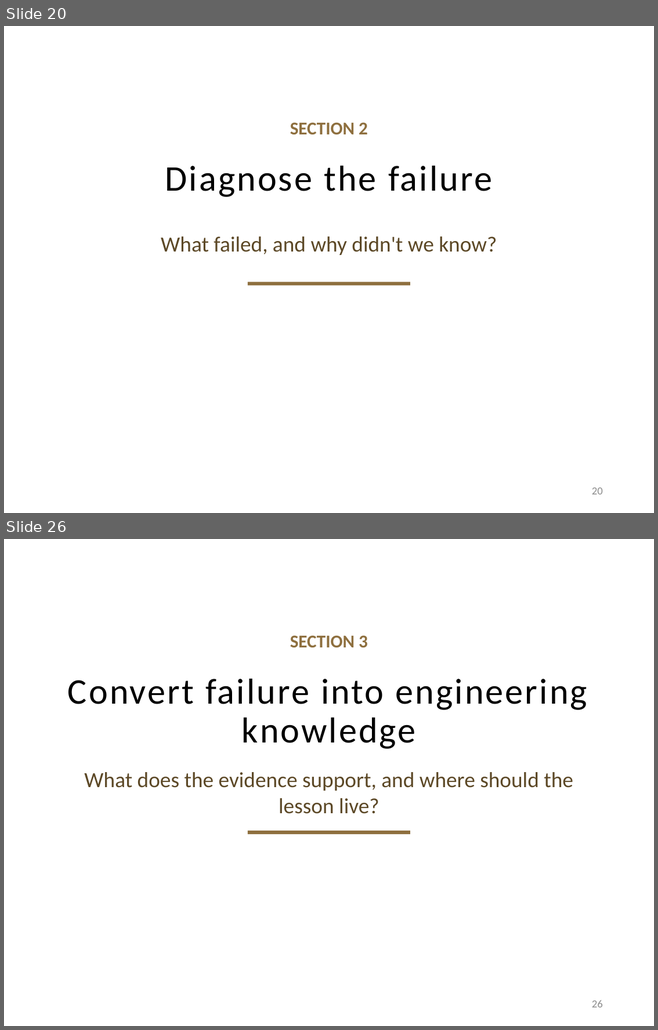
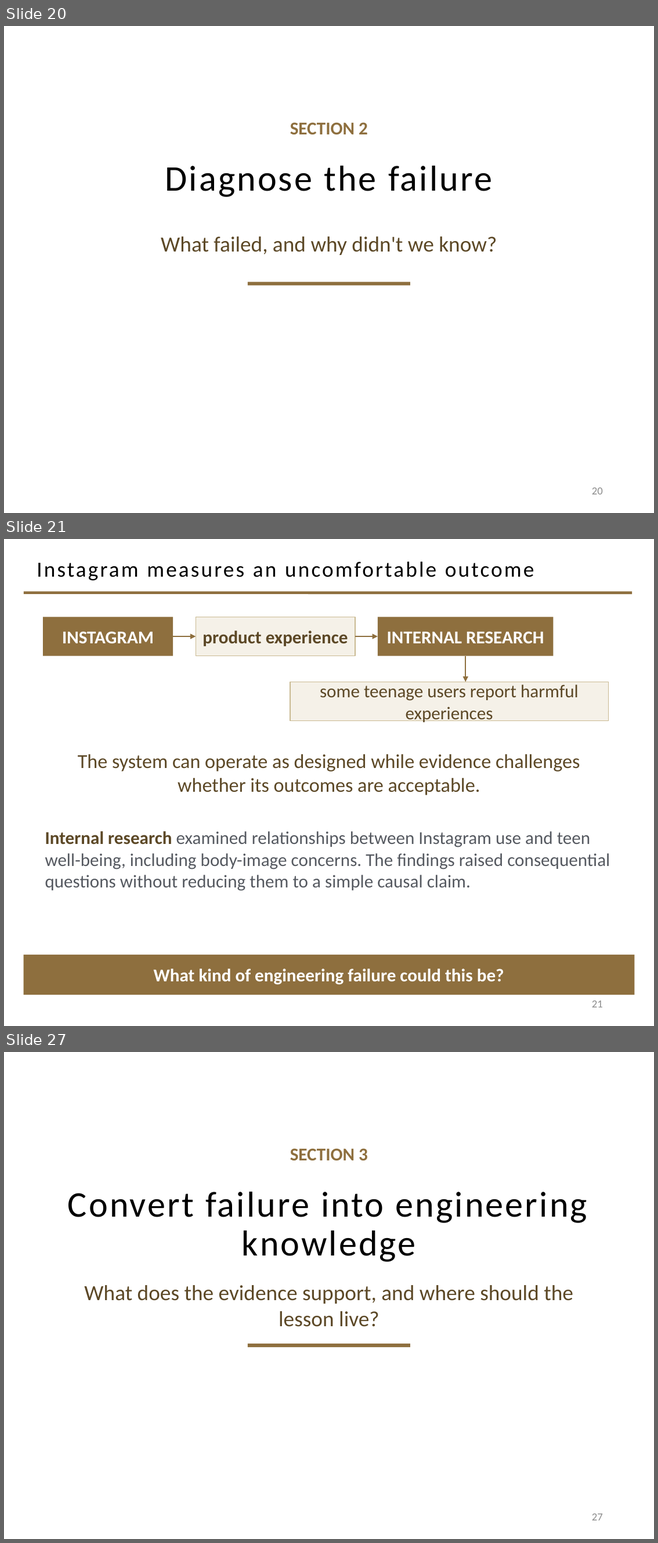
Before and after one commit to davisjam/model-based-agentic-software-engineering, a slide deck: course/lectures/act-2-delegation-and-control/04-failure-aware-engineering/2-4-Failure-Aware-Engineering.pptx. Shown one above the other, each under a label of ours: slides 20 and 26 before the commit, slides 20, 21 and 27 after it; the slides between them are not shown. The pictures are 658x1030 and 658x1543 pixels, drawn with LibreOffice and Linux fonts; fonts in the diff are those of the drawing; background and template pictures are left out. Boxes give left, top, right and bottom in pixels: in the first picture for what was removed or moved away, otherwise in the second. Text is boxed around its words. In the diff, an @@ line names an element or a change of style, - is before the commit and + after.

```diff
--- a/course/lectures/act-2-delegation-and-control/04-failure-aware-engineering/2-4-Failure-Aware-Engineering.pptx
+++ b/course/lectures/act-2-delegation-and-control/04-failure-aware-engineering/2-4-Failure-Aware-Engineering.pptx
@@ slide 21 added at <box>4,539,654,1026</box>, background #FFFFFF @@
@@ title added at <box>36,562,534,581</box>, 24 pt, text #000000 @@
+Instagram measures an uncomfortable outcome
@@ line added from (24, 593) to (632, 593), #8E6F3E 3 pt @@
@@ rectangle added at <box>43,617,173,656</box>, fill #8E6F3E, 20 pt, text #FFFFFF, bold @@
+INSTAGRAM
@@ rectangle added at <box>195,617,355,656</box>, fill #F5F1E8, outline #C9B991 1 pt, 20 pt, text #5C4826, bold @@
+product experience
@@ rectangle added at <box>378,617,553,656</box>, fill #8E6F3E, 20 pt, text #FFFFFF, bold @@
+INTERNAL RESEARCH
@@ arrow added from (173, 636) to (195, 636), #8E6F3E 1.5 pt @@
@@ arrow added from (355, 636) to (378, 636), #8E6F3E 1.5 pt @@
@@ arrow added from (465, 656) to (465, 682), #8E6F3E 1.5 pt @@
@@ rectangle added at <box>290,682,608,721</box>, fill #F5F1E8, outline #C9B991 1 pt, 20 pt, text #5C4826 @@
+some teenage users report harmful experiences
@@ text added at <box>78,754,579,795</box>, 22 pt, text #5C4826 @@
+The system can operate as designed while evidence challenges whether its outcomes are acceptable.
@@ text added at <box>45,831,610,891</box>, 20 pt, text #555960 @@
+Internal research examined relationships between Instagram use and teen well-being, including body-image concerns. The findings raised consequential questions without reducing them to a simple causal claim.
@@ rectangle added at <box>24,955,634,995</box>, fill #8E6F3E, 20 pt, text #FFFFFF, bold @@
+What kind of engineering failure could this be?
@@ page number added at <box>592,1001,603,1008</box>, 12 pt, text #8C8C8C @@
+21
@@ what was slide 26 is now slide 27 @@
@@ page number at <box>592,1514,603,1521</box>: text changed @@
-26
+27
```
Also in this commit, not shown: 4 slides changed, 1 other slide added, 1 slide removed.
